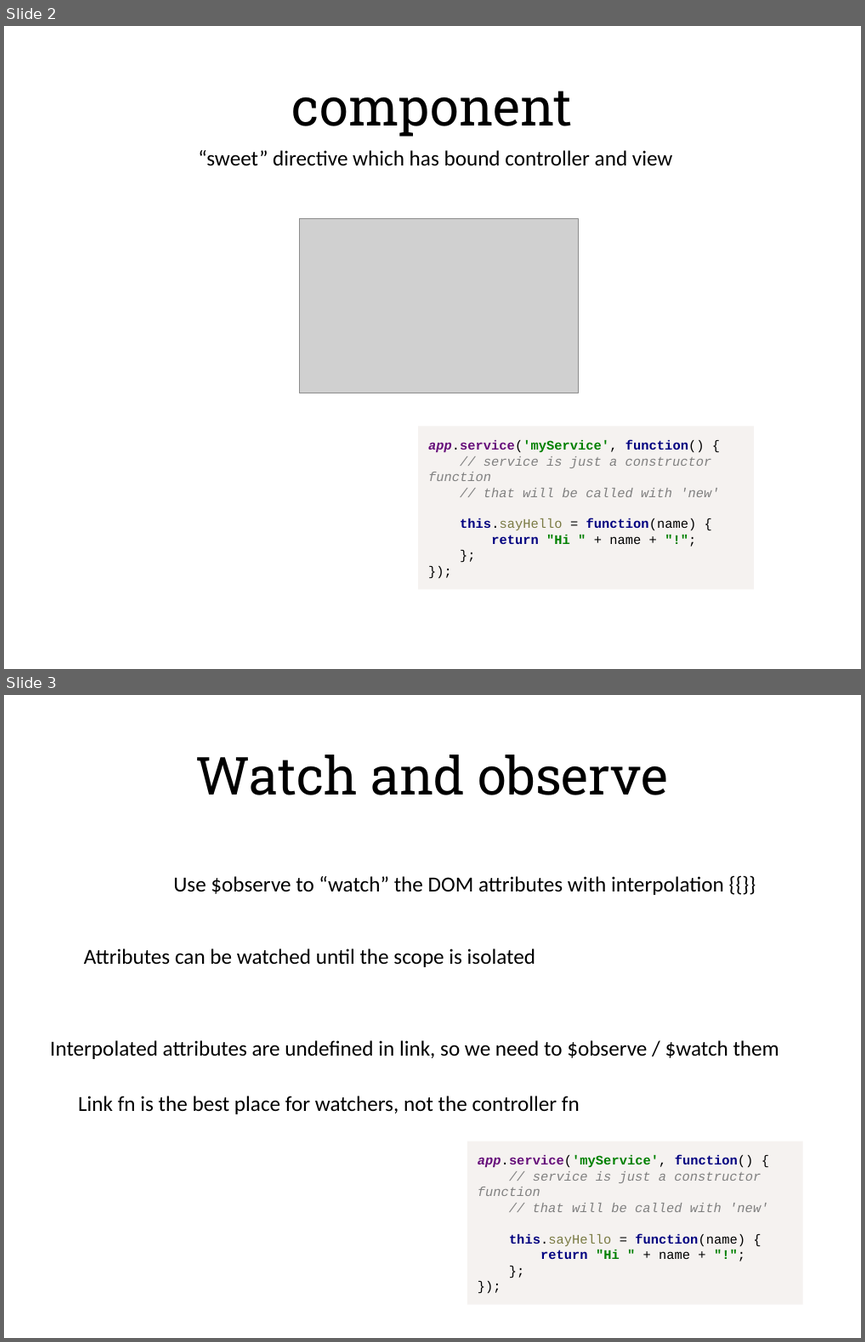
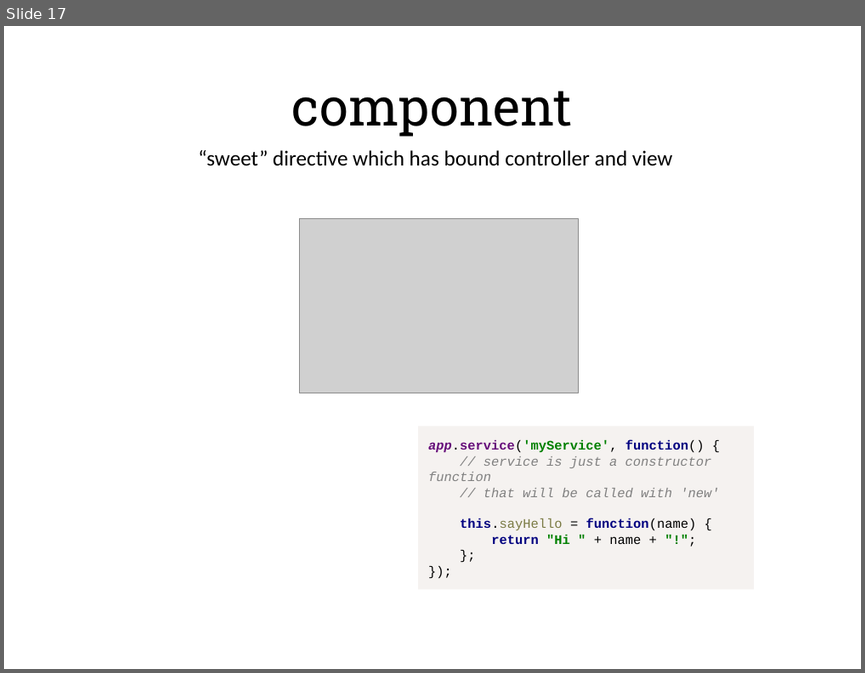
Before and after one commit to alexeymatveevp/angularjs-course, a slide deck: docs/03_directives.pptx. Shown one above the other, each under a label of ours: slides 2 and 3 before the commit, slide 17 after it. The pictures are 865x1342 and 865x673 pixels, drawn with LibreOffice and Linux fonts; fonts in the diff are those of the drawing; grey boxes stand for pictures. Boxes give left, top, right and bottom in pixels: in the first picture for what was removed or moved away, otherwise in the second. Text is boxed around its words. In the diff, an @@ line names an element or a change of style, - is before the commit and + after.

```diff
--- a/docs/03_directives.pptx
+++ b/docs/03_directives.pptx
@@ slide 3 removed at (x1=4, y1=695, x2=861, y2=1338), background #FFFFFF @@
@@ title removed at (x1=195, y1=755, x2=668, y2=795) @@
-Watch and observe
@@ text removed at (x1=173, y1=876, x2=724, y2=895) @@
-Use $observe to “watch” the DOM attributes with interpolation {{}}
@@ text removed at (x1=84, y1=948, x2=535, y2=967) @@
-Attributes can be watched until the scope is isolated
@@ text removed at (x1=50, y1=1040, x2=779, y2=1059) @@
-Interpolated attributes are undefined in link, so we need to $observe / $watch them
@@ text removed at (x1=78, y1=1095, x2=579, y2=1114) @@
-Link fn is the best place for watchers, not the controller fn
@@ rectangle removed at (x1=467, y1=1141, x2=803, y2=1304) @@
-app.service('myService', function() {
-// service is just a constructor function
-// that will be called with 'new'
-this.sayHello = function(name) {
-return "Hi " + name + "!";
-};
-});
@@ what was slide 2 is now slide 17 @@
```
Also in this commit, not shown: 2 slides changed, 10 slides added, 1 other slide removed, 20 other files.
